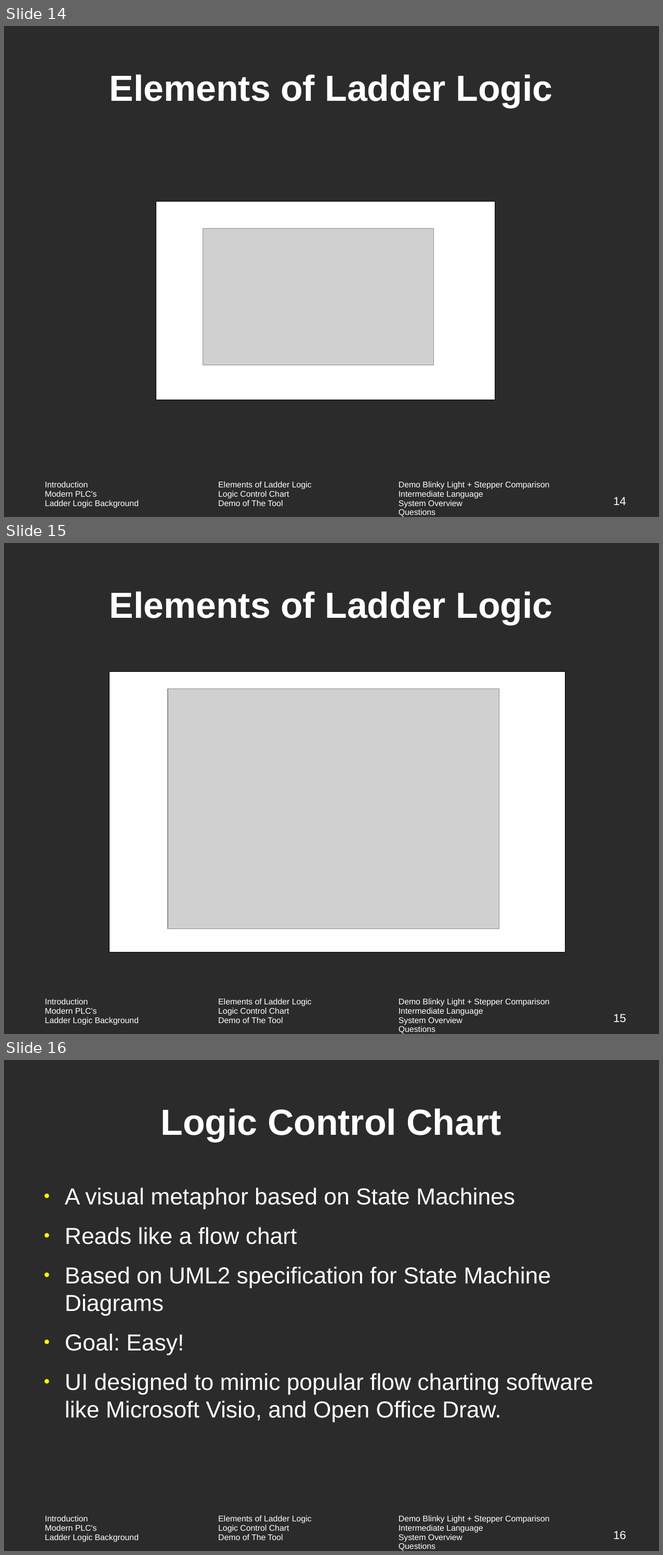
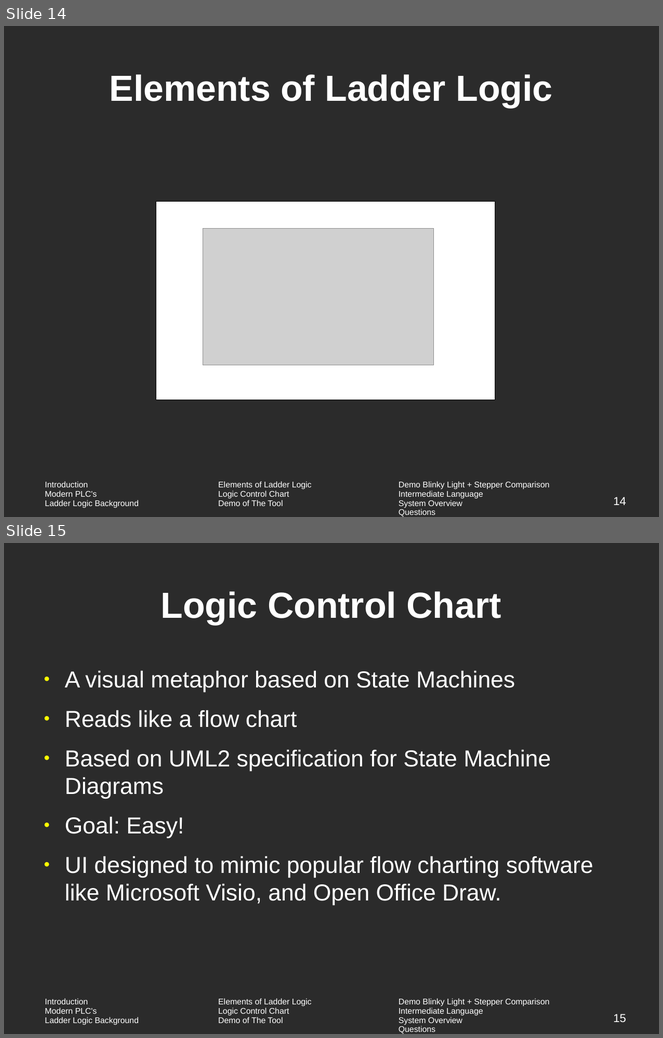
Before and after one commit to vortex-5/plcthesis, a slide deck: presentation/defense.odp. Shown one above the other, each under a label of ours: slides 14, 15 and 16 before the commit, slides 14 and 15 after it. The pictures are 663x1555 and 663x1038 pixels, drawn with LibreOffice and Linux fonts; fonts in the diff are those of the drawing; grey boxes stand for pictures; background and template pictures are left out; a plain dark background stands for a picture behind light text. Boxes give left, top, right and bottom in pixels: in the first picture for what was removed or moved away, otherwise in the second. Text is boxed around its words. In the diff, an @@ line names an element or a change of style, - is before the commit and + after.

```diff
--- a/presentation/defense.odp
+++ b/presentation/defense.odp
@@ slide 15 removed at [4, 543, 659, 1034], background picture (left out); not listed: 1 template element that a slide beside it also shows @@
@@ title removed at [110, 591, 553, 625] @@
-Elements of Ladder Logic
@@ rectangle removed at [109, 672, 566, 953] @@
@@ picture removed at [168, 689, 500, 929] @@
@@ page number removed at [613, 1014, 626, 1023] @@
-15
@@ what was slide 16 is now slide 15 @@
@@ page number at [613, 1014, 626, 1023]: text changed @@
-16
+15
```
Also in this commit, not shown: 6 slides changed, 2 other files.
